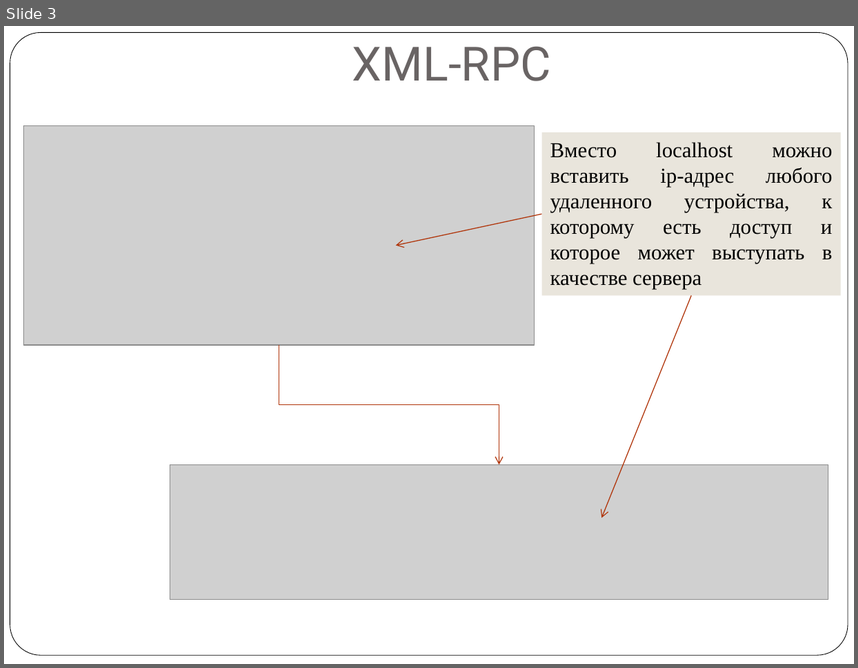
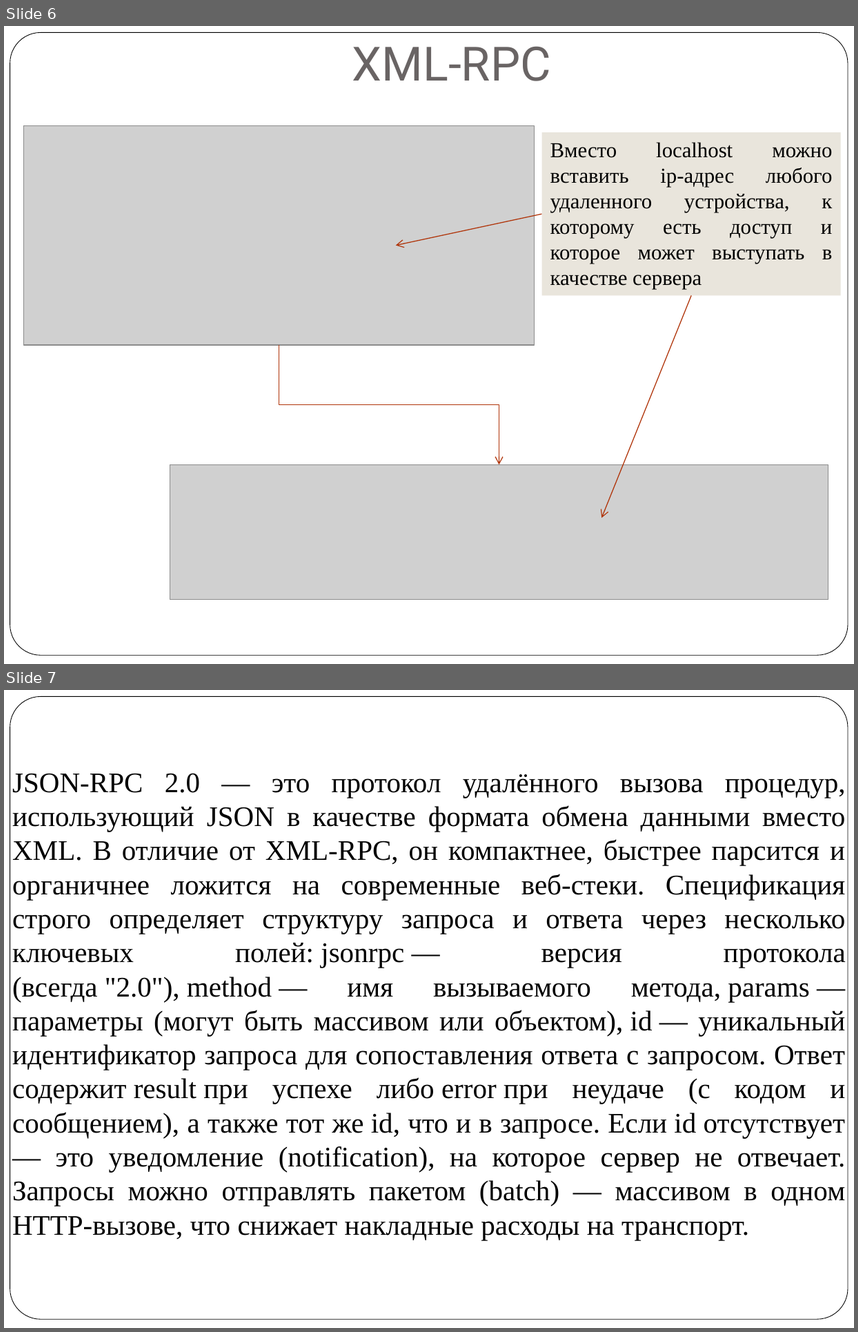
Before and after one commit to mbdatateach/site, a slide deck: РВиП/практики/Практика 3.pptx. Shown one above the other, each under a label of ours: slide 3 before the commit, slides 6 and 7 after it. The pictures are 858x668 and 858x1332 pixels, drawn with LibreOffice and Linux fonts; fonts in the diff are those of the drawing; grey boxes stand for pictures. Boxes give left, top, right and bottom in pixels: in the first picture for what was removed or moved away, otherwise in the second. Text is boxed around its words. In the diff, an @@ line names an element or a change of style, - is before the commit and + after.

```diff
--- a/РВиП/практики/Практика 3.pptx
+++ b/РВиП/практики/Практика 3.pptx
@@ slide 7 added at (4,690,854,1328), background #FFFFFF; not listed: 1 template element that a slide beside it also shows @@
@@ text added at (12,773,846,1239), 24 pt, text #000000 @@
+JSON-RPC 2.0 — это протокол удалённого вызова процедур, использующий JSON в качестве формата обмена данными вместо XML. В отличие от XML-RPC, он компактнее, быстрее парсится и органичнее ложится на современные веб-стеки. Спецификация строго определяет структуру запроса и ответа через несколько ключевых полей: jsonrpc — версия протокола (всегда "2.0"), method — имя вызываемого метода, params — параметры (могут быть массивом или объектом), id — уникальный идентификатор запроса для сопоставления ответа с запросом. Ответ содержит result при успехе либо error при неудаче (с кодом и сообщением), а также тот же id, что и в запросе. Если id отсутствует — это уведомление (notification), на которое сервер не отвечает. Запросы можно отправлять пакетом (batch) — массивом в одном HTTP-вызове, что снижает накладные расходы на транспорт.
@@ what was slide 3 is now slide 6 @@
```
Also in this commit, not shown: 1 slide changed, 6 other slides added, 4 other files.
